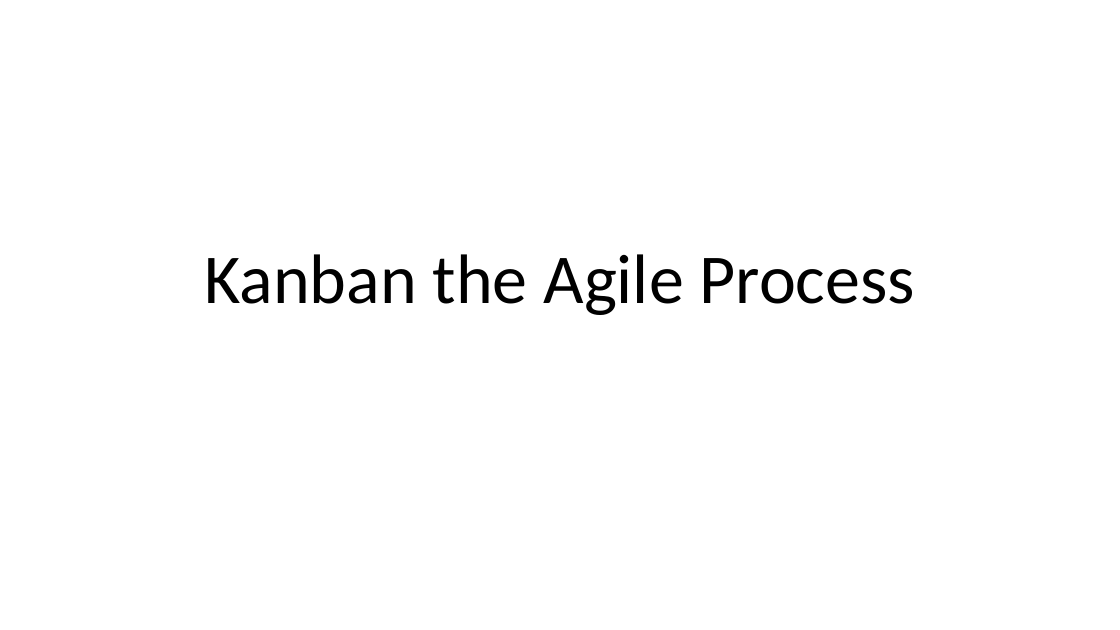
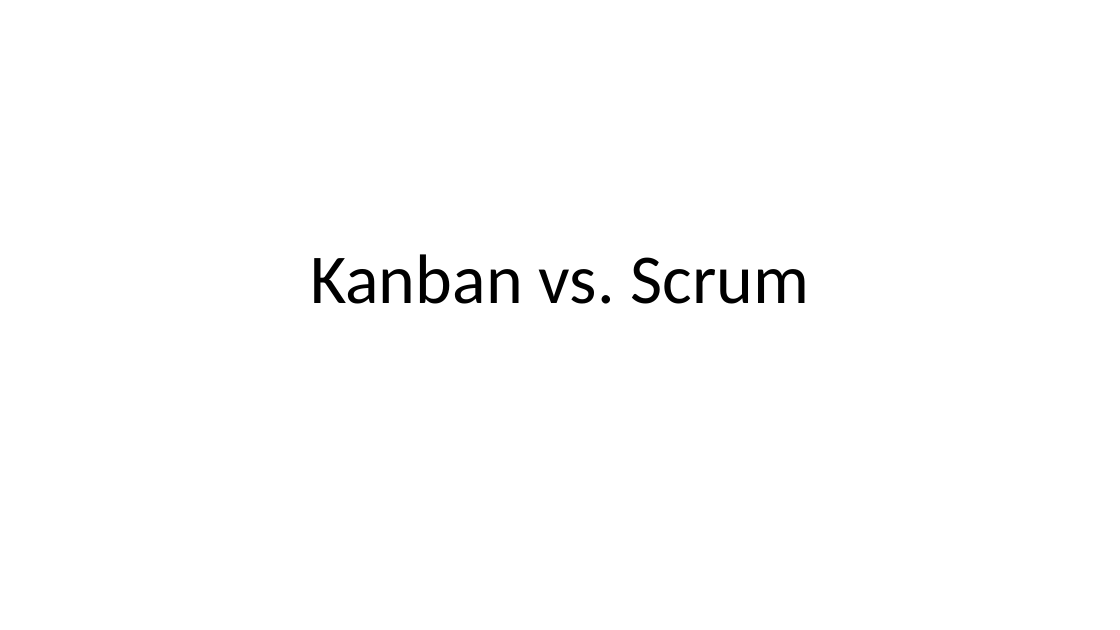
Before and after one commit to mschray/IPro497Sample, a slide deck: slide 1 of Course Content/Scrum vs Kanban.pptx. Drawn at 1120x630 pixels with LibreOffice and Linux fonts; fonts in the diff are those of the drawing. Boxes give left, top, right and bottom in pixels: in the first picture for what was removed or moved away, otherwise in the second. Text is boxed around its words. In the diff, an @@ line names an element or a change of style, - is before the commit and + after.

Commit message:
Change title of this presentation
Change title of this presentation

```diff
--- a/Course Content/Scrum vs Kanban.pptx
+++ b/Course Content/Scrum vs Kanban.pptx
@@ title at (310,254,810,304): text changed @@
-Kanban the Agile Process
+Kanban vs. Scrum
```
